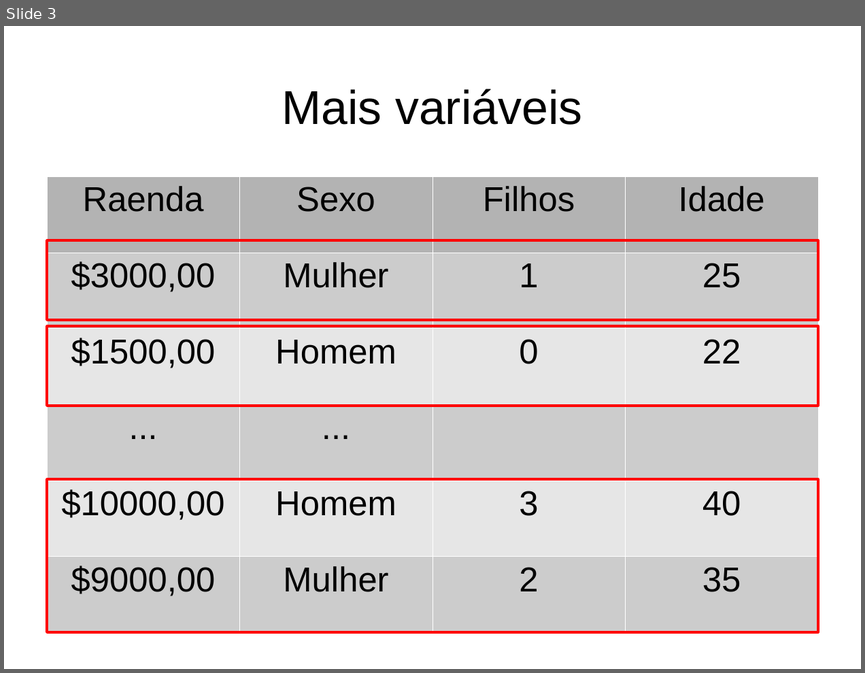
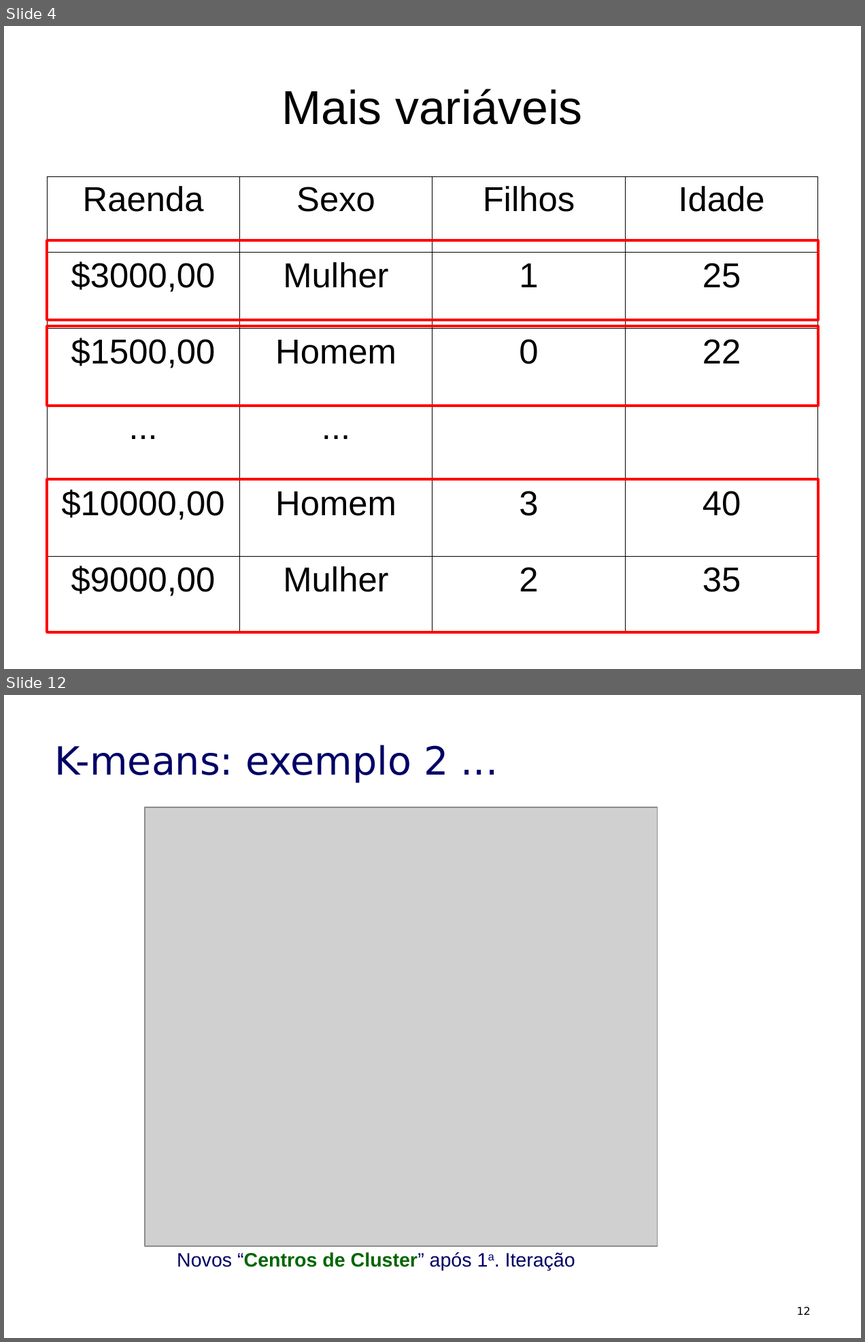
Before and after one commit to flaviobarros/lombz_cluster, a slide deck: Cluster.odp. Shown one above the other, each under a label of ours: slide 3 before the commit, slides 4 and 12 after it; the slides between them are not shown. The pictures are 865x673 and 865x1342 pixels, drawn with LibreOffice and Linux fonts; fonts in the diff are those of the drawing; grey boxes stand for pictures. Boxes give left, top, right and bottom in pixels: in the first picture for what was removed or moved away, otherwise in the second. Text is boxed around its words. In the diff, an @@ line names an element or a change of style, - is before the commit and + after.

Commit message:
Incluindo exemplo do k-means.

```diff
--- a/Cluster.odp
+++ b/Cluster.odp
@@ slide 12 added at bbox=[4, 695, 861, 1338], background #FFFFFF @@
@@ text added at bbox=[54, 745, 448, 783], 36 pt, text #000066 @@
+K-means: exemplo 2 ...
@@ picture added at bbox=[145, 807, 657, 1246] @@
@@ rectangle added at bbox=[170, 1247, 718, 1270], fill #FFFFFF, 18 pt, text #000066 @@
+Novos “Centros de Cluster” após 1a. Iteração
@@ page number added at bbox=[797, 1306, 810, 1314], 10 pt, text #000000 @@
+12
@@ what was slide 3 is now slide 4 @@
@@ slide 4 changed as well @@
@@ table at bbox=[47, 176, 818, 632] @@
@@ fill #B3B3B3 to none in row 1 @@
@@ fill #CCCCCC to none in 10 cells @@
@@ fill #E6E6E6 to none in 8 cells @@
@@ borders changed @@
```
Also in this commit, not shown: 2 other slides changed, 10 other slides added.
